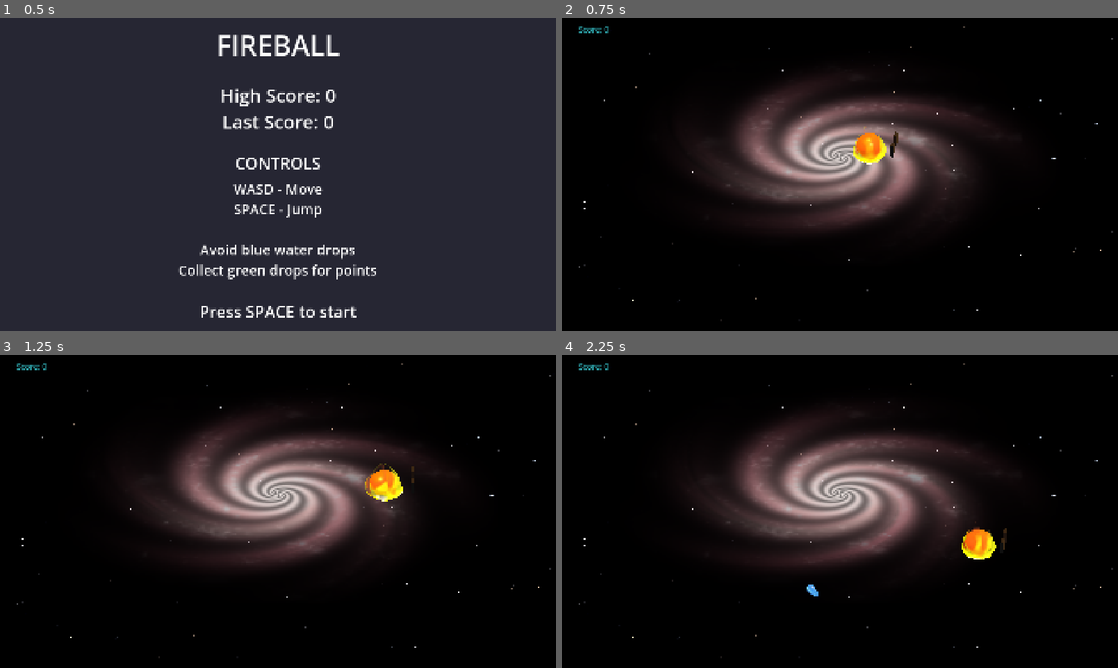
Above: before the commit, frames 1-4 (two rows, left to right).
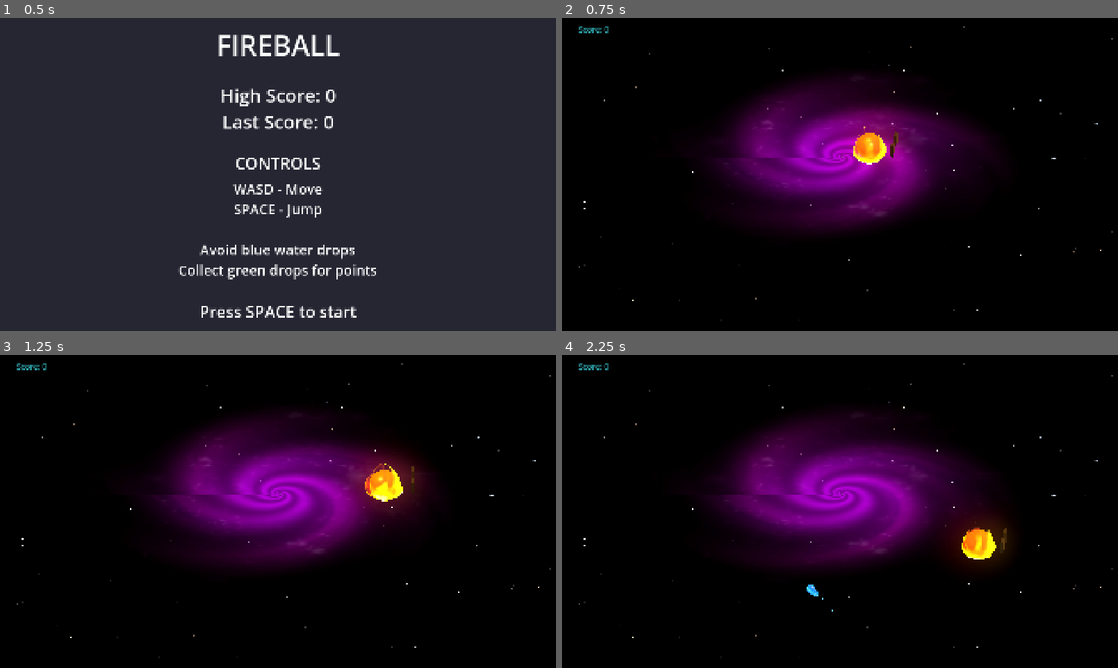
Above: after the commit, the same moments.

Repository: cquehl/GodotJam
Game: Godot game, scene res://scenes/title_screen.tscn
Two runs of this game, one before a commit and one after it. Both use one fixed random seed, a clock stepped at 60 frames per second and the inputs below.
Inputs:
- Up to frame 1 (0.5 s): no input
- Up to frame 2 (0.75 s): tap Space (jump) at 0.5 s; hold D (move_right) from 0.53 s (still down)
- Up to frame 3 (1.25 s): keep holding D (move_right); tap Space (jump) at 0.77 s
- Up to frame 4 (2.25 s): release D (move_right) at 1.28 s; hold S (move_down) 1.28-2.03 s; tap Space (jump) at 1.52 s; hold D (move_right) from 2.03 s (still down)

Frame 1 is identical in both runs. In frame 2, 14% of the frame differs, in the area x 23-77%, y 23-68%; in frame 3, 14%; in frame 4, 15%, in the area x 23-81%, y 22-82%.

Commit message:
Add particle trail effect to water droplets
- Add GPUParticles3D trail to water droplets with glowing cyan particles
- Particles emit from tail, fade out over lifetime with scale curve
- Trail only appears on blue droplets (disabled for green/gold)
- Fix galaxy disc line artifact by increasing plane mesh subdivisions
- Restore stable galaxy shader settings

Co-Authored-By: Claude Opus 4.5 <noreply@anthropic.com>

Diff:
--- a/godot-jam/scenes/game_3d.tscn
+++ b/godot-jam/scenes/game_3d.tscn
@@ -25,21 +25,25 @@
 ambient_light_color = Color(0.3, 0.3, 0.35, 1)
 ambient_light_sky_contribution = 0.0
 ambient_light_energy = 0.5
+glow_enabled = true
+glow_strength = 0.8
+glow_bloom = 0.1
+glow_hdr_threshold = 0.8
 
 [sub_resource type="PlaneMesh" id="PlaneMesh_platform"]
 size = Vector2(12, 12)
-subdivide_width = 1
-subdivide_depth = 1
+subdivide_width = 32
+subdivide_depth = 32
 
 [sub_resource type="ShaderMaterial" id="ShaderMaterial_galaxy"]
 render_priority = -10
 shader = ExtResource("6_galaxy")
-shader_parameter/dust_strength = 2.5
-shader_parameter/dust_color = Color(0.8, 0.34, 0.43, 1)
-shader_parameter/arm_count = 5.0
+shader_parameter/dust_strength = 2.5430001207925
+shader_parameter/dust_color = Color(0.8792315, 8.3073675e-05, 0.6922006, 1)
+shader_parameter/arm_count = 3.486000165585
 shader_parameter/arm_compression = 0.12
 shader_parameter/core_radius = 0.28
-shader_parameter/core_color = Color(0.98, 0.8, 0.79, 1)
+shader_parameter/core_color = Color(0.70420504, 0, 0.8466836, 1)
 shader_parameter/galaxy_radius = 0.55
 shader_parameter/rotation_speed = 0.08
 shader_parameter/sky_color = Color(0.23, 0.08, 0.14, 1)
--- a/godot-jam/scenes/water_droplet.tscn
+++ b/godot-jam/scenes/water_droplet.tscn
@@ -1,7 +1,47 @@
-[gd_scene load_steps=8 format=3 uid="uid://bbnqgdr03pv8f"]
+[gd_scene load_steps=13 format=3 uid="uid://bbnqgdr03pv8f"]
 
 [ext_resource type="Script" uid="uid://ll462rhkixch" path="res://scripts/water_droplet.gd" id="1_script"]
 [ext_resource type="Shader" uid="uid://dxehmxtwlhspn" path="res://shaders/water_droplet.gdshader" id="2_shader"]
+
+[sub_resource type="Curve" id="Curve_trail"]
+_data = [Vector2(0, 1), 0.0, 0.0, 0, 0, Vector2(0.3, 0.7), 0.0, 0.0, 0, 0, Vector2(0.6, 0.4), 0.0, 0.0, 0, 0, Vector2(1, 0), 0.0, 0.0, 0, 0]
+point_count = 4
+
+[sub_resource type="CurveTexture" id="CurveTexture_scale"]
+curve = SubResource("Curve_trail")
+
+[sub_resource type="Gradient" id="Gradient_trail"]
+colors = PackedColorArray(0.3, 0.7, 1, 0.8, 0.5, 0.9, 1, 0)
+
+[sub_resource type="GradientTexture1D" id="GradientTexture_trail"]
+gradient = SubResource("Gradient_trail")
+
+[sub_resource type="ParticleProcessMaterial" id="ParticleProcessMaterial_trail"]
+direction = Vector3(0, 0, 1)
+spread = 15.0
+initial_velocity_min = 1.0
+initial_velocity_max = 2.0
+gravity = Vector3(0, 0, 0)
+scale_min = 0.5
+scale_max = 1.0
+scale_curve = SubResource("CurveTexture_scale")
+color_ramp = SubResource("GradientTexture_trail")
+
+[sub_resource type="StandardMaterial3D" id="Material_trail_particle"]
+transparency = 1
+shading_mode = 0
+albedo_color = Color(0.4, 0.8, 1, 1)
+emission_enabled = true
+emission = Color(0.3, 0.6, 1, 1)
+emission_energy_multiplier = 1.5
+billboard_mode = 3
+
+[sub_resource type="SphereMesh" id="SphereMesh_trail_particle"]
+radius = 0.015
+height = 0.03
+radial_segments = 6
+rings = 3
+material = SubResource("Material_trail_particle")
 
 [sub_resource type="SphereMesh" id="SphereMesh_drop"]
 radius = 0.15
@@ -52,3 +92,10 @@
 
 [node name="CollisionShape3D" type="CollisionShape3D" parent="."]
 shape = SubResource("SphereShape_collision")
+
+[node name="TrailParticles" type="GPUParticles3D" parent="Mesh"]
+transform = Transform3D(1, 0, 0, 0, 1, 0, 0, 0, 1, 0, 0, -0.4)
+amount = 20
+lifetime = 0.4
+process_material = SubResource("ParticleProcessMaterial_trail")
+draw_pass_1 = SubResource("SphereMesh_trail_particle")
--- a/godot-jam/scripts/water_droplet.gd
+++ b/godot-jam/scripts/water_droplet.gd
@@ -9,6 +9,7 @@
 
 @onready var mesh: MeshInstance3D = $Mesh
 @onready var shadow: MeshInstance3D = $Shadow
+@onready var trail_particles: GPUParticles3D = $Mesh/TrailParticles
 
 # Preload shaders
 var water_shader: Shader = preload("res://shaders/water_droplet.gdshader")
@@ -81,7 +82,8 @@
 
 func make_collectible() -> void:
 	is_collectible = true
-	# Apply electric shader for green collectibles
+	trail_particles.emitting = false
+	# Apply electric shader  for green collectibles
 	var shader_mat := ShaderMaterial.new()
 	shader_mat.shader = electric_shader
 	shader_mat.set_shader_parameter("electric_color", Color(0.2, 1.0, 0.3, 0.8))
@@ -126,6 +128,7 @@
 func make_gold() -> void:
 	is_gold = true
 	is_collectible = true  # Gold orbs are collectible (won't kill)
+	trail_particles.emitting = false
 	# Move 50% slower
 	speed *= 0.5
 	# Huge scale
--- a/godot-jam/shaders/water_droplet.gdshader
+++ b/godot-jam/shaders/water_droplet.gdshader
@@ -2,12 +2,12 @@
 render_mode blend_mix, depth_prepass_alpha, cull_back;
 
 // Metaball-style bright blue droplet
-uniform vec3 deep_color : source_color = vec3(0.1, 0.4, 1.0);
-uniform vec3 mid_color : source_color = vec3(0.3, 0.6, 1.0);
-uniform vec3 rim_color : source_color = vec3(0.5, 0.9, 1.0);
-uniform float rim_power : hint_range(1.0, 8.0) = 2.0;
-uniform float rim_intensity : hint_range(0.0, 3.0) = 1.2;
-uniform float inner_glow : hint_range(0.0, 2.0) = 0.5;
+uniform vec3 deep_color : source_color = vec3(0.0, 0.3, 1.0);
+uniform vec3 mid_color : source_color = vec3(0.1, 0.5, 1.0);
+uniform vec3 rim_color : source_color = vec3(0.3, 0.8, 1.0);
+uniform float rim_power : hint_range(1.0, 8.0) = 1.5;
+uniform float rim_intensity : hint_range(0.0, 3.0) = 1.5;
+uniform float inner_glow : hint_range(0.0, 2.0) = 0.8;
 uniform float tail_length : hint_range(0.0, 3.0) = 3.0;
 uniform float tail_width : hint_range(0.0, 1.0) = 0.14;
 
@@ -53,7 +53,7 @@
     float alpha = mix(0.95, 0.4, tail_blend);
 
     ALBEDO = final_color;
-    EMISSION = rim * 0.1; // Minimal emission to avoid glow washout
+    EMISSION = final_color * 0.3; // Bright glow
     ALPHA = alpha;
     METALLIC = 0.0;
     ROUGHNESS = 0.4;
